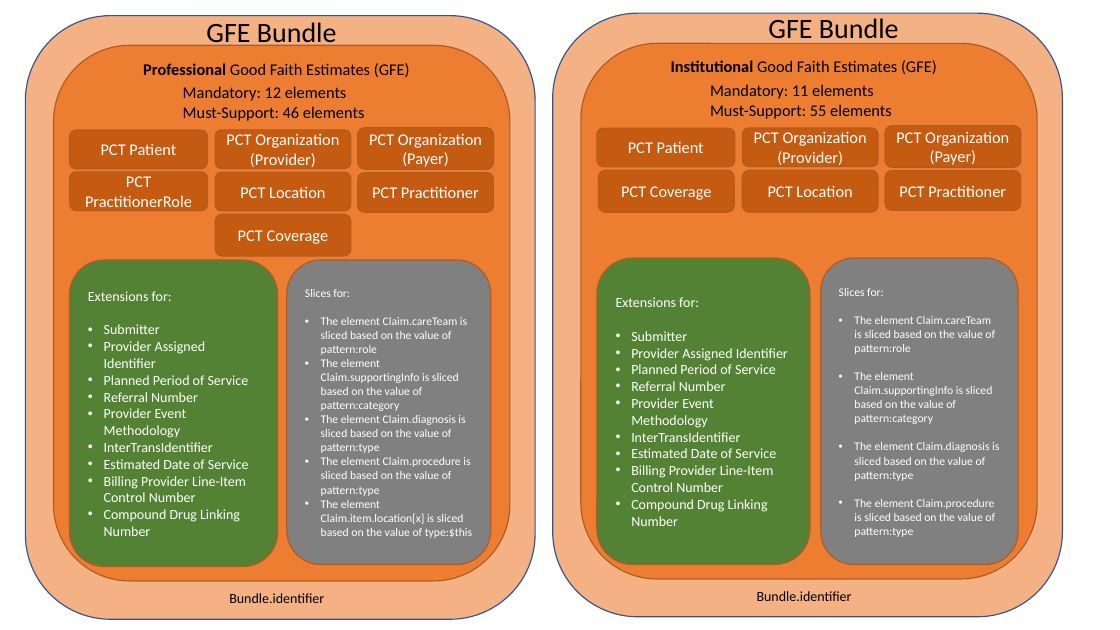
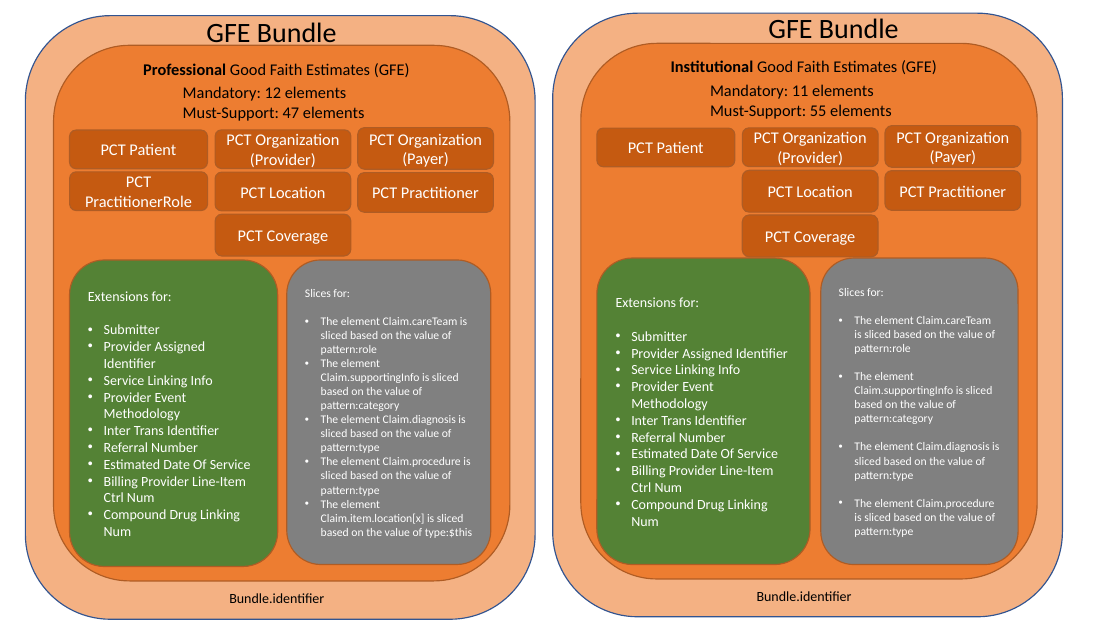
Before and after one commit to HL7/davinci-pct, a slide deck: slide 1 of input/images/GFE_Bundle.pptx. Drawn at 1120x630 pixels with LibreOffice and Linux fonts; fonts in the diff are those of the drawing. Boxes give left, top, right and bottom in pixels: in the first picture for what was removed or moved away, otherwise in the second. Text is boxed around its words. In the diff, an @@ line names an element or a change of style, - is before the commit and + after.

```diff
--- a/input/images/GFE_Bundle.pptx
+++ b/input/images/GFE_Bundle.pptx
@@ text in rectangle at <box>183,86,365,121</box>: text changed @@
-Mandatory: 12 elements
-Must-Support: 46 elements
+Mandatory: 12 elements
+Must-Support: 47 elements
@@ rounded rectangle "PCT Coverage": place and size @@
-rounded rectangle "PCT Coverage" at <box>598,171,734,213</box>
+rounded rectangle "PCT Coverage" at <box>743,215,879,257</box>
@@ text in rounded rectangle at <box>104,375,219,435</box>: text changed @@
-• Planned Period of Service
+• Service Linking Info
+• Provider Event Methodology
+• Inter Trans Identifier
@@ text in rounded rectangle at <box>631,364,747,425</box>: text changed @@
-• Planned Period of Service
+• Service Linking Info
+• Provider Event Methodology
+• Inter Trans Identifier
@@ text in rounded rectangle at <box>631,448,778,526</box>: text changed @@
-• Provider Event Methodology
-• InterTransIdentifier
-• Estimated Date of Service
-• Billing Provider Line-Item Control Number
-• Compound Drug Linking Number
+• Estimated Date Of Service
+• Billing Provider Line-Item Ctrl Num
+• Compound Drug Linking Num
@@ text in rounded rectangle at <box>104,459,251,536</box>: text changed @@
-• Provider Event Methodology
-• InterTransIdentifier
-• Estimated Date of Service
-• Billing Provider Line-Item Control Number
-• Compound Drug Linking Number
+• Estimated Date Of Service
+• Billing Provider Line-Item Ctrl Num
+• Compound Drug Linking Num
```
Also in this commit, not shown: 4 other files.
